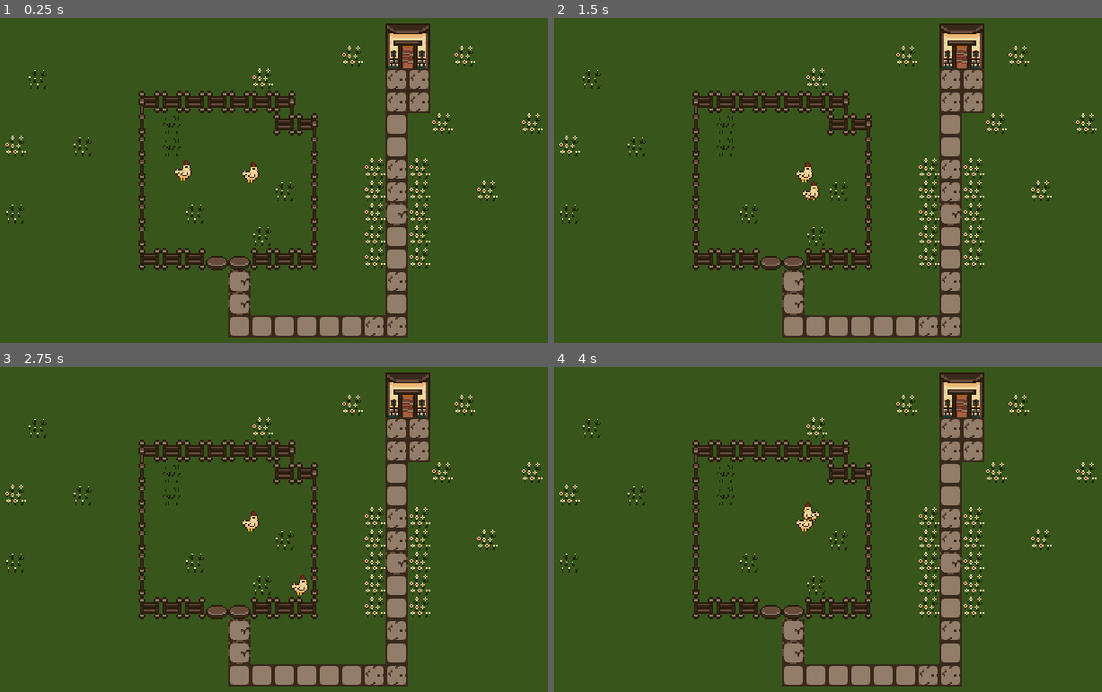
Above: before the commit, frames 1-4 (two rows, left to right).
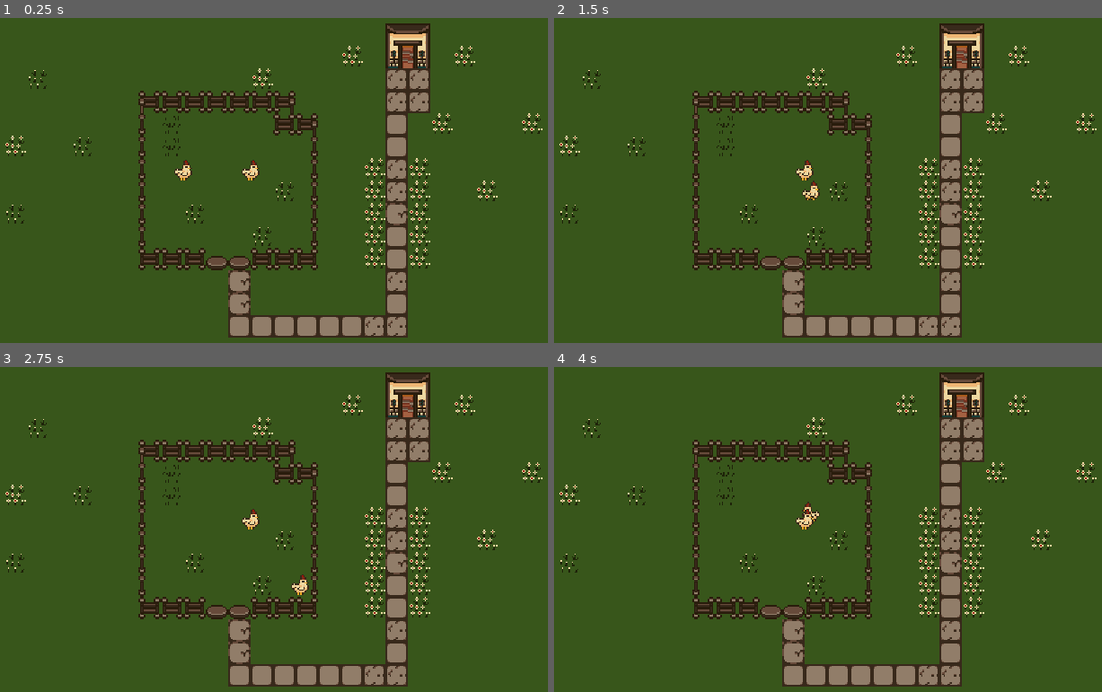
Above: after the commit, the same moments.

Repository: gtarsia/farm
Game: Godot game, scene res://Main.tscn
The game is run twice, just before and just after one commit, with the same random seed, the same clock (stepped at 60 frames per second) and the same inputs.
Inputs:
- Up to frame 1 (0.25 s): no input
- Up to frame 2 (1.5 s): tap Enter at 0.5 s; hold Right (ui_right) 0.53-1.28 s; tap Space at 1.25 s; hold Down (ui_down) from 1.28 s (still down)
- Up to frame 3 (2.75 s): tap Enter at 2 s; release Down (ui_down) at 2.03 s; hold Right (ui_right) from 2.03 s (still down)
- Up to frame 4 (4 s): tap Space at 2.75 s; release Right (ui_right) at 2.78 s; hold Up (ui_up) 2.78-3.53 s; hold Left (ui_left) from 3.53 s (still down)

The runs differ from the first frame. In frame 1, 0.1% of the frame differs, in the area x 44-48%, y 43-51%; in frame 2, 0.1%; in frame 3, 0.1%; in frame 4, 0.1%.

Commit message:
Create AIChicken

Diff:
--- a/Main.tscn
+++ b/Main.tscn
@@ -3,8 +3,8 @@
 [ext_resource path="res://Main.gd" type="Script" id=1]
 [ext_resource path="res://Tiles.tscn" type="PackedScene" id=2]
 [ext_resource path="res://art/farm.png" type="Texture" id=3]
-[ext_resource path="res://entities/Chicken.tscn" type="PackedScene" id=4]
-[ext_resource path="res://entities/PlayerChicken.tscn" type="PackedScene" id=5]
+[ext_resource path="res://entities/PlayerChicken.tscn" type="PackedScene" id=4]
+[ext_resource path="res://entities/AIChicken.tscn" type="PackedScene" id=5]
 
 [sub_resource type="ConvexPolygonShape2D" id=1]
 points = PoolVector2Array( 0, 0, 16, 0, 16, 16, 0, 16 )
@@ -158,8 +158,8 @@
 format = 1
 tile_data = PoolIntArray( 65555, 1, 0, 65556, 1, 1, 131091, 1, 65536, 131092, 1, 65537, 262152, 0, 0, 262153, 0, 1, 262 …(430 unchanged characters)…
 
-[node name="Chicken" parent="." instance=ExtResource( 4 )]
-position = Vector2( 208, 120.991 )
+[node name="PlayerChicken" parent="." instance=ExtResource( 4 )]
+position = Vector2( 160, 120 )
 
-[node name="PlayerChicken" parent="." instance=ExtResource( 5 )]
-position = Vector2( 160, 120 )
+[node name="AIChicken" parent="." instance=ExtResource( 5 )]
+position = Vector2( 208, 120 )
--- /dev/null
+++ b/entities/AIChicken.gd
@@ -0,0 +1,8 @@
+extends Chicken
+
+enum AIChickenState {IDLE, MOVING}
+var state = AIChickenState.IDLE
+
+func _process(delta):
+#  print(state)
+  pass
--- /dev/null
+++ b/entities/AIChicken.tscn
@@ -0,0 +1,7 @@
+[gd_scene load_steps=3 format=2]
+
+[ext_resource path="res://entities/Chicken.tscn" type="PackedScene" id=1]
+[ext_resource path="res://entities/AIChicken.gd" type="Script" id=2]
+
+[node name="AIChicken" instance=ExtResource( 1 )]
+script = ExtResource( 2 )
